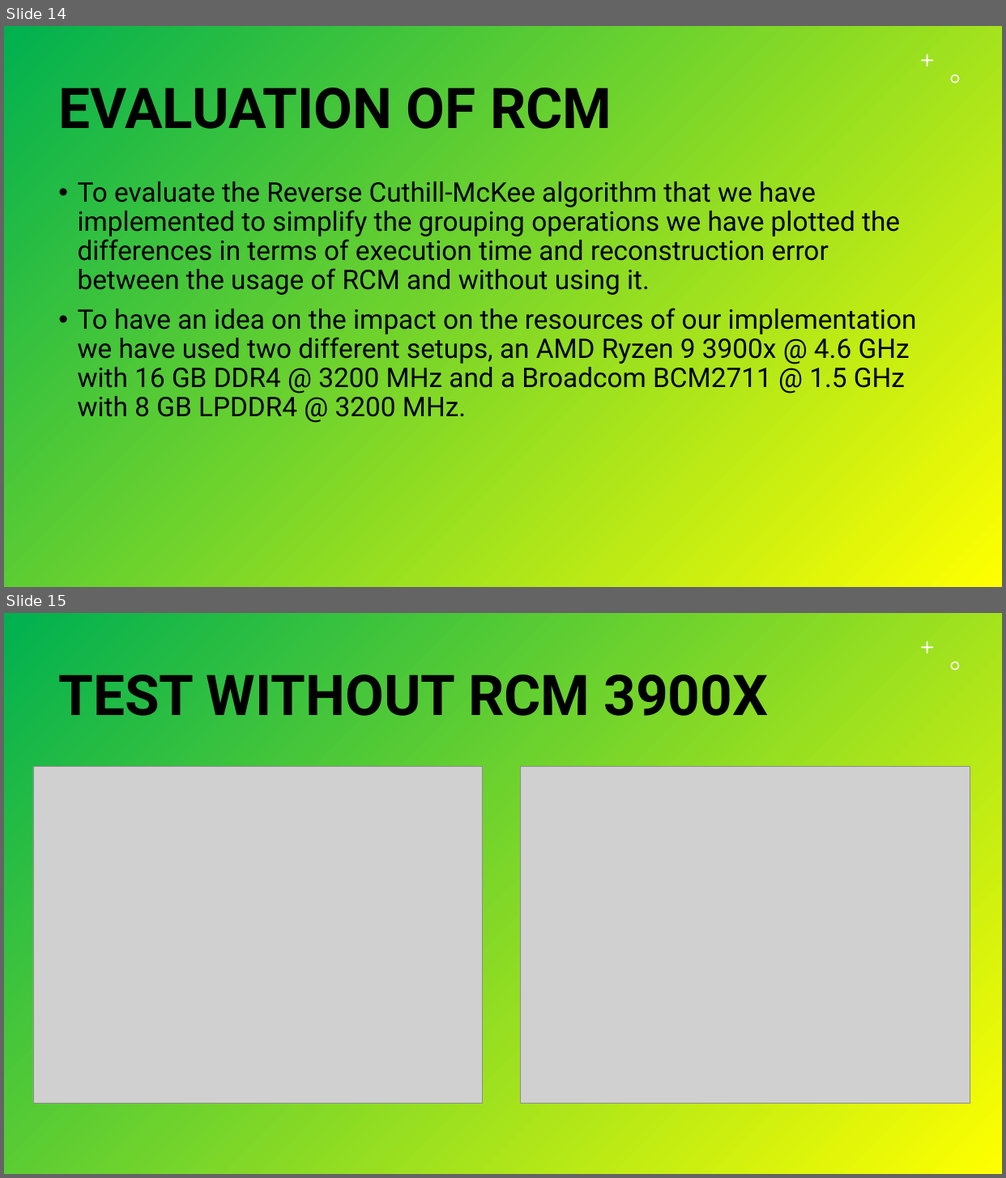
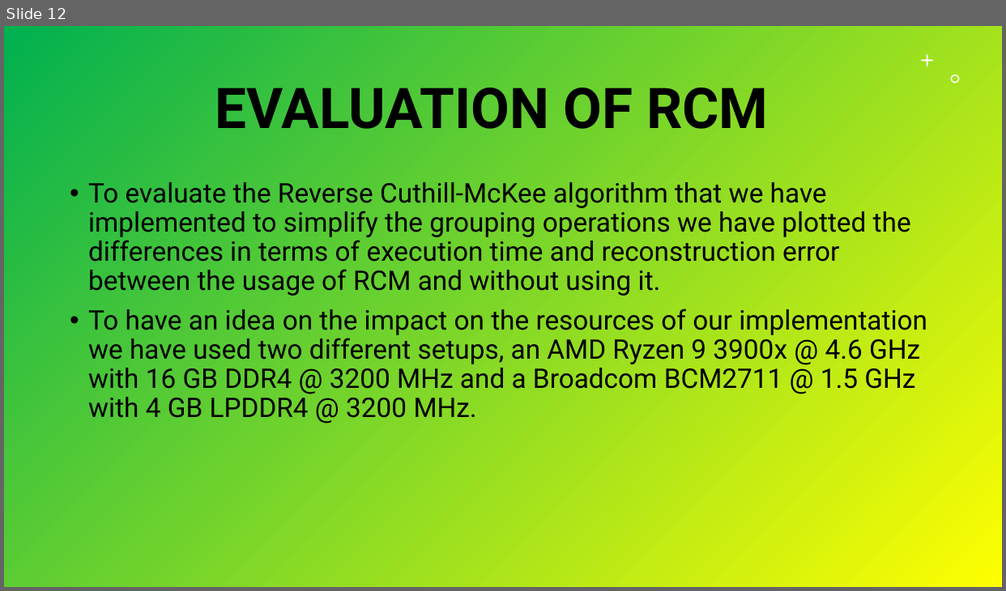
Before and after one commit to Durante94/Data-Protection-Privacy, a slide deck: Presentazione/presentazione.pptx. Shown one above the other, each under a label of ours: slides 14 and 15 before the commit, slide 12 after it. The pictures are 1006x1178 and 1006x591 pixels, drawn with LibreOffice and Linux fonts; fonts in the diff are those of the drawing; grey boxes stand for pictures. Boxes give left, top, right and bottom in pixels: in the first picture for what was removed or moved away, otherwise in the second. Text is boxed around its words. In the diff, an @@ line names an element or a change of style, - is before the commit and + after.

```diff
--- a/Presentazione/presentazione.pptx
+++ b/Presentazione/presentazione.pptx
@@ slide 15 removed at <box>4,613,1002,1174</box>, background gradient #00B050 to #FFFF00; not listed: 2 template elements that a slide beside it also shows @@
@@ title removed at <box>58,675,768,716</box> @@
-TEST WITHOUT RCM 3900X
@@ picture removed at <box>33,766,483,1103</box> @@
@@ picture removed at <box>521,766,970,1103</box> @@
@@ what was slide 14 is now slide 12 @@
@@ slide 12 changed as well @@
@@ title "EVALUATION OF RCM" at <box>215,88,768,141</box>: alignment left to centre @@
@@ text "To evaluate the Reverse Cuthill-McKee ...": place and size @@
-text "To evaluate the Reverse Cuthill-McKee ..." at <box>78,182,917,417</box>
+text "To evaluate the Reverse Cuthill-McKee ..." at <box>88,182,927,418</box>
@@ text at <box>88,309,927,418</box>: text changed @@
-• To have an idea on the impact on the resources of our implementation we have used two different setups, an AMD Ryzen 9 3900x @ 4.6 GHz with 16 GB DDR4 @ 3200 MHz and a Broadcom BCM2711 @ 1.5 GHz with 8 GB LPDDR4 @ 3200 MHz.
+• To have an idea on the impact on the resources of our implementation we have used two different setups, an AMD Ryzen 9 3900x @ 4.6 GHz with 16 GB DDR4 @ 3200 MHz and a Broadcom BCM2711 @ 1.5 GHz with 4 GB LPDDR4 @ 3200 MHz.
```
Also in this commit, not shown: 12 other slides changed, 3 slides added, 4 other slides removed, 1 other file.
